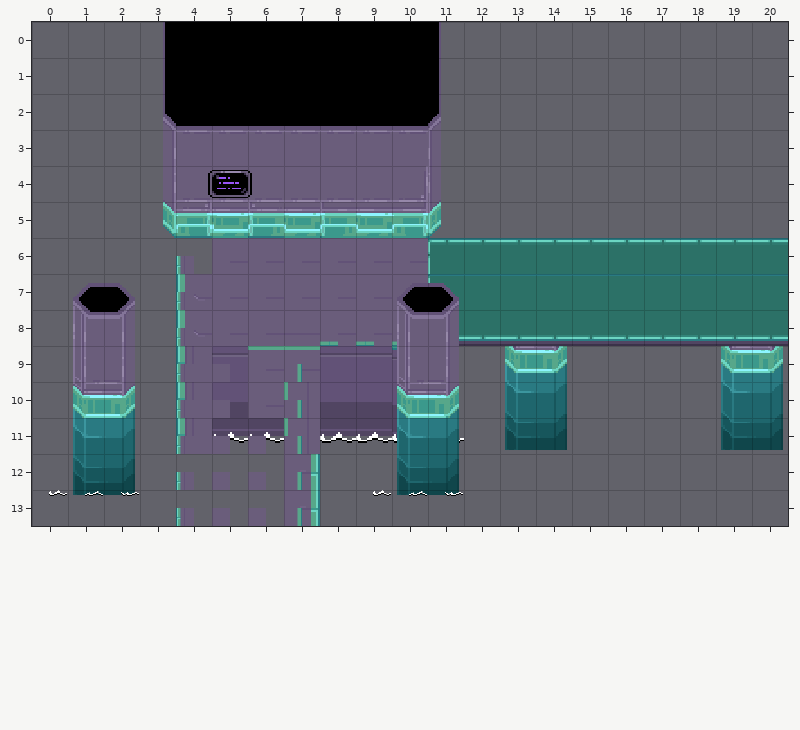
Two versions of a level (Tiled map, scripts/world/maps/gateway/core/core.tmx). Above: the version before the commit.
Cells are 40x40 px. Shown: x 0..20, y 0..13. The commit also replaced the tileset; all pictures use the new one. Layer "Tile Layer 6" is drawn 19,52 px off the grid. Layer "wateroffset" is drawn 0,20 px off the grid. Layer "wateroffset2" is drawn 0,12 px off the grid.
Once edited:
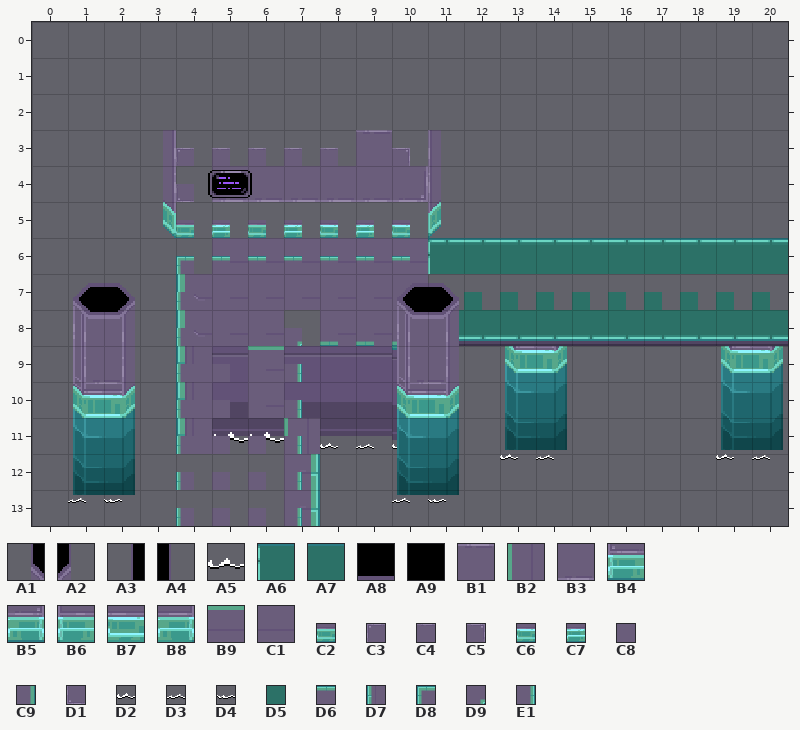
Key: from "Core Tiles": A1 137, A2 138, A3 139, A4 140, A5 288, A6 310, A7 311; from "core_tiles": A8 3, A9 6, B1 38, B2 77, B3 105, B4 128, B5 129, B6 130, B7 131, B8 132, B9 142, C1 174; from "gateway": C2 32, C3 40, C4 41, C5 42, C6 64, C7 65, C8 85, C9 87, D1 104, D2 288, D3 289, D4 290, D5 311, D6 359, D7 480, D8 757, D9 760, E1 790.
__ is an empty cell.
Tiles of an added or newly shown layer are drawn over the layers below it.
Edits made:
Layer "Tile Layer 1":
Tile B4 becomes tile C2 in row 5 at x 6.
Tile B5 becomes tile C2 in row 5 at x 4.
Tile B1 becomes tile C3 in row 3 at x 4.
Tile B1 becomes tile C4 in row 3 at x 5 to 8.
Tile B1 becomes tile C5 in row 3 at x 10.
Tile B6 becomes tile C6 in row 5 at x 8.
Tile B8 becomes tile C6 in row 5 at x 10.
Tile B7 becomes tile C7 in row 5 at x 5, 7 and 9.
Tile B3 becomes tile D1 in row 4 at x 4.
The author put tile D9 in row 8 at x 7.
The edit erases the tile that lay hidden in rows 0 to 1 at x 10; in row 2 at x 4 to 10.
The edit erases tile A9 in rows 0 to 1 at x 4 to 9.
Layer "water":
Tile A5 becomes tile D2 in row 11 at x 8 and 10.
Tile A5 becomes tile D3 in row 11 at x 9.
Tile C1 becomes tile D9 in row 8 at x 7.
Tile B2 becomes tile E1 in row 10 at x 7.
Tile B9 becomes tile E1 in row 9 at x 7.
The edit erases the tile that lay hidden in row 2 at x 10.
The edit erases tile A1 in row 2 at x 3.
The edit erases tile A2 in row 2 at x 11.
The edit erases tile A8 in row 2 at x 4 to 9.
The edit erases tile A9 in rows 0 to 1 at x 10.
Layer "wall objects":
The author put tile E1 in rows 9 to 12 at x 7.
Layer "lamp bases":
Tile A6 becomes tile D5 in row 7 at x 11.
Tile A7 becomes tile D5 in row 7 at x 12 to 20.
Tile C8 becomes tile D6 in row 6 at x 5 to 10.
Tile D7 becomes tile D8 in row 6 at x 4.
Tile C9 becomes tile E1 in rows 9 to 13 at x 7.
The edit erases tile A2 in row 2 at x 11.
The edit erases tile A3 in rows 0 to 1 at x 3.
The edit erases tile A4 in rows 0 to 1 at x 11.
The edit erases tile A8 in row 2 at x 10.
Layer "wateroffset" (added):
The author put tile D3 in row 12 at x 1 and 10.
The author put tile D4 in row 12 at x 2 and 11.
Layer "wateroffset2" (added):
The author put tile D2 in row 11 at x 13 and 19.
The author put tile D3 in row 11 at x 14 and 20.
Layer "Tile Layer 6":
The edit erases tile D2 in row 11 at x 0 and 9.
The edit erases tile D3 in row 11 at x 1 and 10.
The edit erases tile D4 in row 11 at x 2 and 11.
